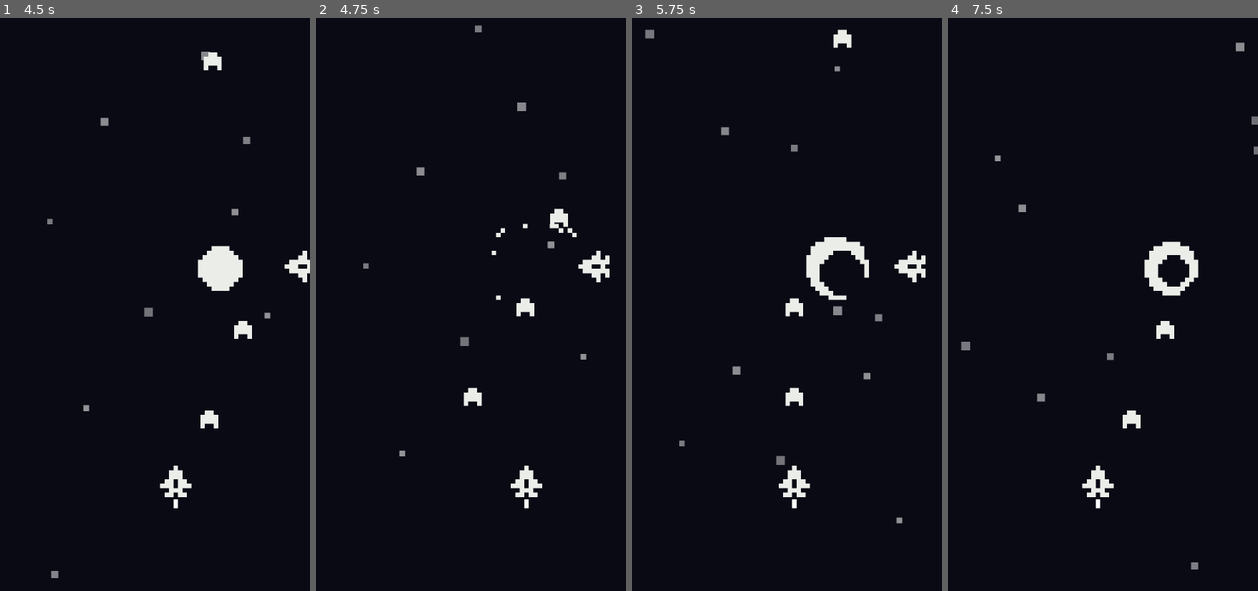
Above: before the commit, frames 1-4 (left to right).
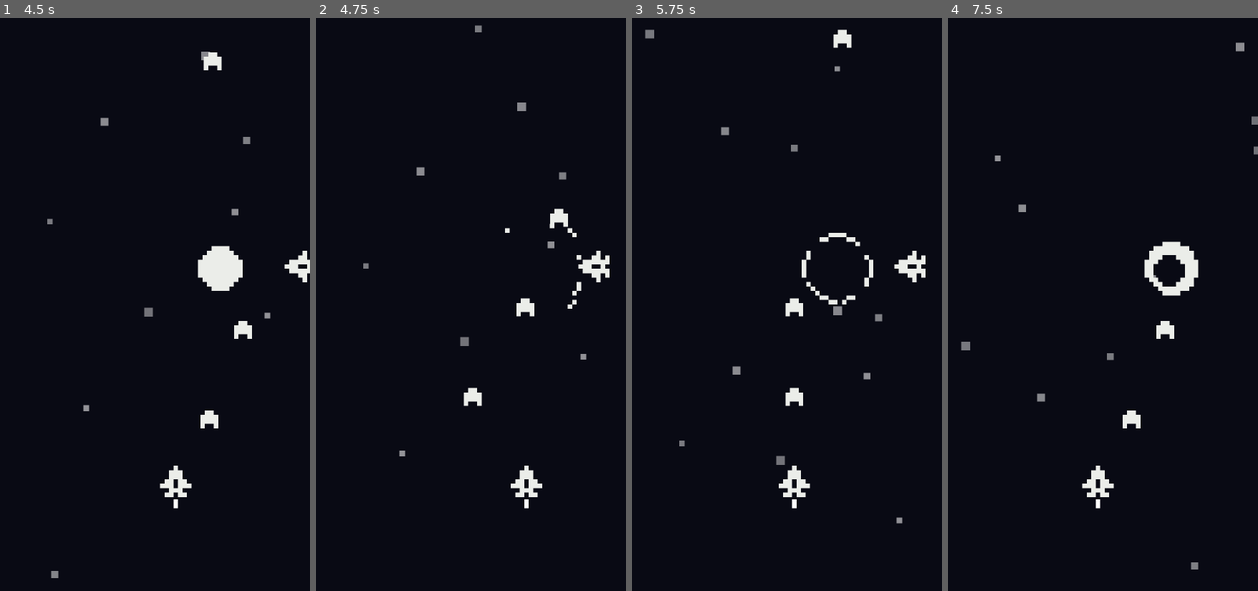
Above: after the commit, the same moments.

Repository: Paraldos/ColonyDefender3
Game: Godot game, scene res://world/world.tscn
The game is run twice, just before and just after one commit, with the same random seed, the same clock (stepped at 60 frames per second) and the same inputs.
Inputs (mouse positions are in pixels of both pictures, inside the frame that each line leads up to):
- Up to frame 1 (4.5 s): move the mouse to (220, 275) at 0.52 s; click (220, 275) at 0.67 s; drag from (83, 333) to (217, 482) at 1.27 s; move the mouse to (179, 178) at 2.02 s; click (179, 178) at 2.17 s; drag from (133, 419) to (213, 29) at 2.77 s; move the mouse to (244, 390) at 3.52 s; click (244, 390) at 3.67 s; drag from (52, 218) to (213, 75) at 4.27 s
- Up to frame 2 (4.75 s): no input
- Up to frame 3 (5.75 s): move the mouse to (796, 304) at 5.02 s; click (796, 304) at 5.17 s
- Up to frame 4 (7.5 s): drag from (1047, 161) to (1109, 298) at 5.77 s; move the mouse to (1168, 275) at 6.52 s; click (1168, 275) at 6.67 s; drag from (1031, 333) to (1081, 419) at 7.27 s

Frame 1 is identical in both runs. In frame 2, 0.2% of the frame differs, in the area x 56-86%, y 35-51%; in frame 3, 1.2%, in the area x 54-78%, y 37-50%; in frame 4, 0.2%.

Commit message:
refined enemy deaths

Diff:
--- /dev/null
+++ b/attacks/attack.gd
@@ -0,0 +1 @@
+extends Node2D
--- /dev/null
+++ b/attacks/attack.tscn
@@ -0,0 +1,6 @@
+[gd_scene format=3 uid="uid://bwfq5nlcit180"]
+
+[ext_resource type="Script" uid="uid://62pri4tvyauf" path="res://attacks/attack.gd" id="1_47noi"]
+
+[node name="Attack" type="Node2D" unique_id=1499136161]
+script = ExtResource("1_47noi")
--- a/components/explosion.gd
+++ b/components/explosion.gd
@@ -1,7 +1,9 @@
 extends AnimatedSprite2D
 
+var rng = RandomNumberGenerator.new()
+
 func _ready() -> void:
-	play()
+	rotation_degrees = rng.randi_range(0,3) * 90
 
 func _on_animation_finished() -> void:
 	queue_free()
--- a/components/explosion.tscn
+++ b/components/explosion.tscn
@@ -69,6 +69,7 @@
 
 [node name="explosion" type="AnimatedSprite2D" unique_id=293206336]
 sprite_frames = SubResource("SpriteFrames_0kc5u")
+autoplay = "default"
 frame = 7
 frame_progress = 1.0
 script = ExtResource("2_qjhy4")
--- /dev/null
+++ b/components/explosion_2.tscn
@@ -0,0 +1,61 @@
+[gd_scene format=3 uid="uid://btneeke0y6iw3"]
+
+[ext_resource type="Texture2D" uid="uid://bexkr4snmlgxd" path="res://assets/img/explosion2-Sheet.png" id="1_c6f3j"]
+[ext_resource type="Script" uid="uid://dl7a0b1tevc1r" path="res://components/explosion.gd" id="2_88eja"]
+
+[sub_resource type="AtlasTexture" id="AtlasTexture_88eja"]
+atlas = ExtResource("1_c6f3j")
+region = Rect2(0, 0, 32, 32)
+
+[sub_resource type="AtlasTexture" id="AtlasTexture_06rom"]
+atlas = ExtResource("1_c6f3j")
+region = Rect2(32, 0, 32, 32)
+
+[sub_resource type="AtlasTexture" id="AtlasTexture_22c01"]
+atlas = ExtResource("1_c6f3j")
+region = Rect2(64, 0, 32, 32)
+
+[sub_resource type="AtlasTexture" id="AtlasTexture_l51ru"]
+atlas = ExtResource("1_c6f3j")
+region = Rect2(96, 0, 32, 32)
+
+[sub_resource type="AtlasTexture" id="AtlasTexture_25kyx"]
+atlas = ExtResource("1_c6f3j")
+region = Rect2(128, 0, 32, 32)
+
+[sub_resource type="AtlasTexture" id="AtlasTexture_y0fin"]
+atlas = ExtResource("1_c6f3j")
+region = Rect2(160, 0, 32, 32)
+
+[sub_resource type="SpriteFrames" id="SpriteFrames_50yph"]
+animations = [{
+"frames": [{
+"duration": 1.0,
+"texture": SubResource("AtlasTexture_88eja")
+}, {
+"duration": 1.0,
+"texture": SubResource("AtlasTexture_06rom")
+}, {
+"duration": 1.0,
+"texture": SubResource("AtlasTexture_22c01")
+}, {
+"duration": 1.0,
+"texture": SubResource("AtlasTexture_l51ru")
+}, {
+"duration": 1.0,
+"texture": SubResource("AtlasTexture_25kyx")
+}, {
+"duration": 1.0,
+"texture": SubResource("AtlasTexture_y0fin")
+}],
+"loop": 0,
+"name": &"default",
+"speed": 12.0
+}]
+
+[node name="Explosion2" type="AnimatedSprite2D" unique_id=955262948]
+sprite_frames = SubResource("SpriteFrames_50yph")
+autoplay = "default"
+script = ExtResource("2_88eja")
+
+[connection signal="animation_finished" from="." to="." method="_on_animation_finished"]
--- a/enemies/templates/enemy.gd
+++ b/enemies/templates/enemy.gd
@@ -1,7 +1,10 @@
 extends Node2D
 class_name Enemy
 
-const EXPLOSION = preload("uid://ci6p5co2jkjrp")
+var explosions = [
+	preload("uid://ci6p5co2jkjrp"),
+	preload("uid://btneeke0y6iw3")
+]
 
 @onready var hit_effect: HitEffect = %HitEffect
 @onready var main_sprite: AnimatedSprite2D = %MainSprite
@@ -26,7 +29,7 @@
 		_death()
 
 func _death():
-	var e = EXPLOSION.instantiate()
+	var e = explosions.pick_random().instantiate()
 	e.global_position = global_position
 	get_tree().current_scene.add_child(e)
 	queue_free()
Binary file added: assets/img/explosion2-Sheet.png
Not shown, added: assets/img/explosion2-Sheet.png.import
Binary file added: assets/img/explosion2.aseprite
Not shown, added: attacks/attack.gd.uid
